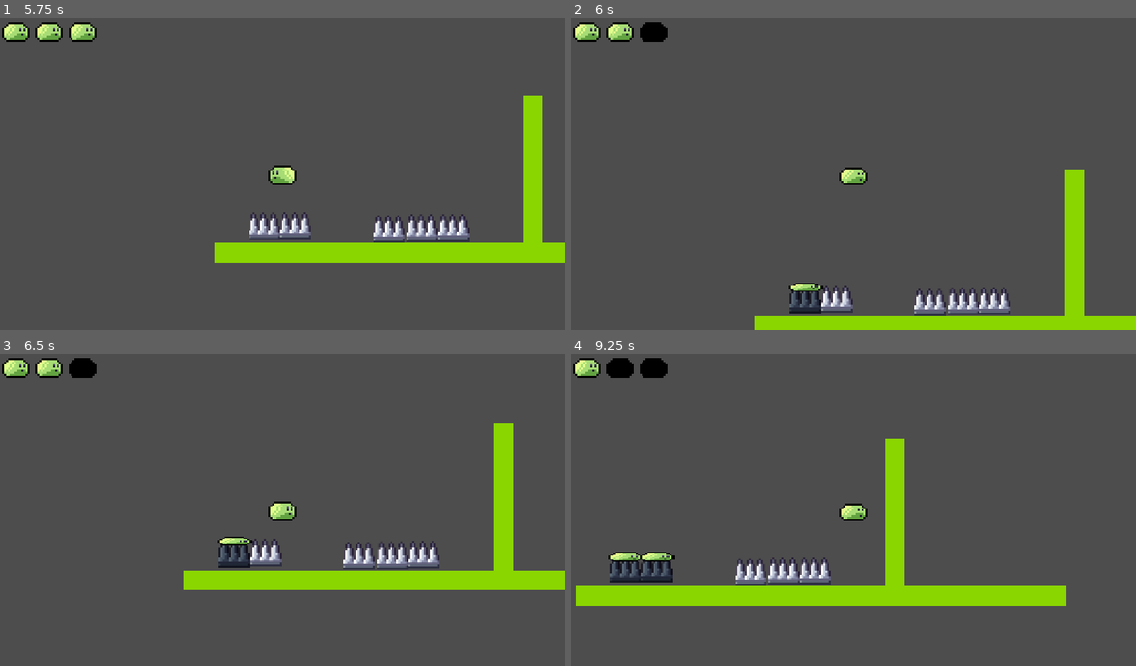
Above: before the commit, frames 1-4 (two rows, left to right).
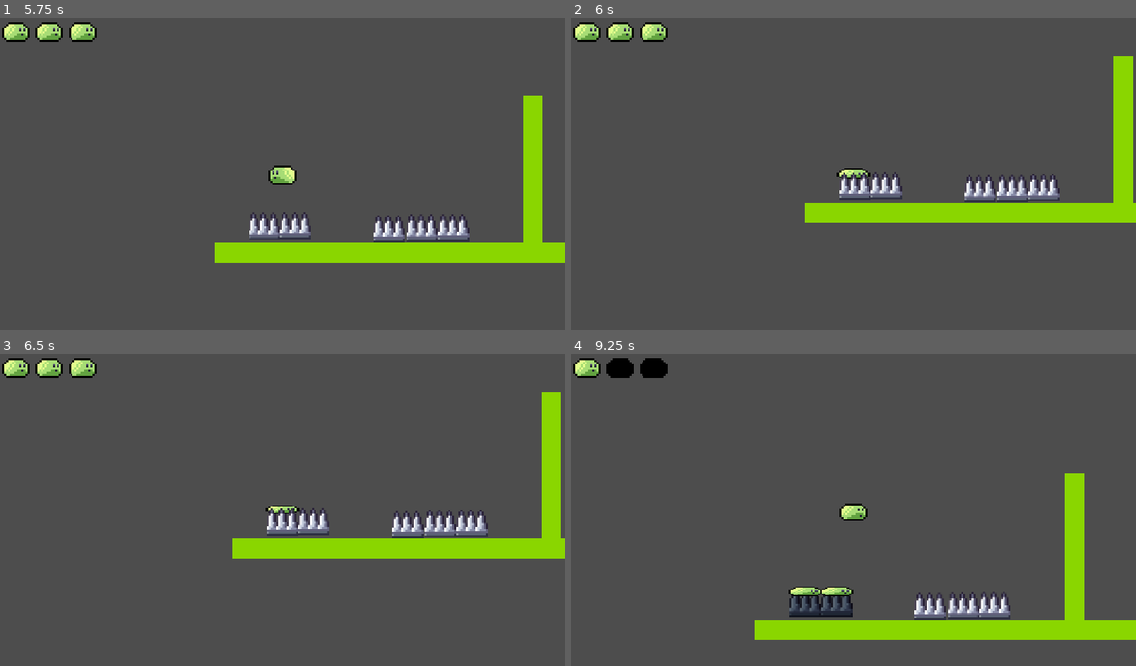
Above: after the commit, the same moments.

Repository: Trash-and-Co/bounce-back
Game: Godot game, scene res://scenes/testScenes/voitkevicstestlevel.tscn
Same seed, same stepped clock (60 frames per second), same inputs: the game is played once before the commit and once after it.
Inputs (mouse positions are in pixels of both pictures, inside the frame that each line leads up to):
- Up to frame 1 (5.75 s): move the mouse to (406, 155) at 0.52 s; click (406, 155) at 0.67 s; drag from (169, 186) to (395, 170) at 1.27 s; move the mouse to (339, 102) at 2.02 s; click (339, 102) at 2.17 s; drag from (254, 233) to (113, 124) at 2.77 s; move the mouse to (452, 217) at 3.52 s; click (452, 217) at 3.67 s; drag from (113, 124) to (197, 211) at 4.27 s; move the mouse to (310, 170) at 5.02 s; click (310, 170) at 5.17 s
- Up to frame 2 (6 s): drag from (768, 92) to (870, 223) at 5.77 s
- Up to frame 3 (6.5 s): no input
- Up to frame 4 (9.25 s): move the mouse to (977, 491) at 6.52 s; click (977, 491) at 6.67 s; drag from (740, 522) to (994, 541) at 7.27 s; move the mouse to (910, 438) at 8.02 s; click (910, 438) at 8.17 s; drag from (825, 569) to (893, 619) at 8.77 s

Frame 1 is identical in both runs. In frame 2, 14% of the frame differs, in the area x 12-100%, y 2-100%; in frame 3, 14%; in frame 4, 16%, in the area x 0-100%, y 27-92%.

Commit message:
animation on slime impalement on spikes

Diff:
--- a/enemies/spike/onTouch.gd
+++ b/enemies/spike/onTouch.gd
@@ -2,6 +2,13 @@
 
 const SAFE_SPOT_SCENE = preload("res://objects/bounce_pad/bounce_pad.tscn")
 const MAX_OCCUPIED_SPIKES: int = 3
+const IMPACT_TIME: float = 0.14
+const HOLD_TIME: float = 1.0
+const SAFE_SPOT_OFFSET: float = 8.0
+const SQUASHED_SPRITE_OFFSET: float = -14.0
+
+@onready var spike_sprite: Sprite2D = $Sprite2D
+@onready var hitbox: CollisionShape2D = $Area2D/CollisionShape2D
 
 var converted: bool = false
 
@@ -11,46 +18,69 @@
 		return
 
 	var level := get_tree().current_scene
-
-	if level.get_meta("restart_pending", false):
+	if level == null or level.get_meta("restart_pending", false):
 		return
 
 	if not body.call("claim_death"):
 		return
 
-	var occupied: int = int(level.get_meta("occupied_spikes", 0))
+	body.set_physics_process(false)
+	_play_impact.call_deferred(body, level)
 
 
-	if occupied >= MAX_OCCUPIED_SPIKES:
+func _play_impact(player: CharacterBody2D, level: Node) -> void:
+	if not is_instance_valid(player) or get_tree().current_scene != level:
+		return
+
+	var occupied := int(level.get_meta("occupied_spikes", 0))
+	var checkpoint := get_tree().get_first_node_in_group("stage_checkpoint")
+	var sprite: AnimatedSprite2D = player.get_node("AnimatedSprite2D")
+	var original_scale := sprite.scale
+	var pad_position := _safe_spot_position()
+	var impact_position := pad_position + Vector2(0.0, SQUASHED_SPRITE_OFFSET)
+	impact_position -= sprite.global_position - player.global_position
+
+	player.velocity = Vector2.ZERO
+	sprite.flip_h = false
+	sprite.flip_v = false
+	sprite.play("idle")
+	sprite.frame = 1
+	sprite.pause()
+
+	var squash := create_tween().set_parallel()
+	squash.set_trans(Tween.TRANS_QUAD).set_ease(Tween.EASE_OUT)
+	squash.tween_property(player, "global_position", impact_position, IMPACT_TIME)
+	squash.tween_property(sprite, "scale", Vector2(5.0, 2.0), IMPACT_TIME)
+	await squash.finished
+	await get_tree().create_timer(HOLD_TIME, false).timeout
+
+	if not is_instance_valid(player) or get_tree().current_scene != level:
+		return
+
+	if occupied >= MAX_OCCUPIED_SPIKES or not is_instance_valid(checkpoint):
 		level.set_meta("restart_pending", true)
-		get_tree().call_deferred("reload_current_scene")
+		get_tree().reload_current_scene()
 		return
+
+	converted = true
+	$Area2D.set_deferred("monitoring", false)
+	spike_sprite.modulate = Color(0.35, 0.4, 0.45, 1.0)
+
+	var safe_spot := SAFE_SPOT_SCENE.instantiate() as StaticBody2D
+	level.add_child(safe_spot)
+	safe_spot.global_position = pad_position
 
 	level.set_meta("occupied_spikes", occupied + 1)
 	get_tree().call_group("life_counter", "update_lives", occupied + 1)
-	converted = true
-	$Area2D.set_deferred("monitoring", false)
-	_create_safe_spot.call_deferred(body)
+	sprite.scale = original_scale
+	checkpoint.call("toCheckpoint", player)
+	player.set_physics_process(true)
 
 
-func _create_safe_spot(body: Node2D) -> void:
-	var spike_shape: CollisionShape2D = $Area2D/CollisionShape2D
-	var rectangle := spike_shape.shape as RectangleShape2D
-	var hazard_top := spike_shape.global_position.y
+func _safe_spot_position() -> Vector2:
+	var hazard_top := hitbox.global_position.y
+	var rectangle := hitbox.shape as RectangleShape2D
+	if rectangle:
+		hazard_top -= rectangle.size.y * absf(hitbox.global_scale.y) * 0.5
 
-	if rectangle:
-		hazard_top -= rectangle.size.y * absf(spike_shape.global_scale.y) * 0.5
-
-	var safe_spot := SAFE_SPOT_SCENE.instantiate() as StaticBody2D
-	get_tree().current_scene.add_child(safe_spot)
-	safe_spot.global_position = Vector2(global_position.x, hazard_top + 8.0)
-
-	$Sprite2D.modulate = Color(0.35, 0.4, 0.45, 1.0)
-
-	if is_instance_valid(body):
-		get_tree().call_group_flags(
-			SceneTree.GROUP_CALL_DEFERRED,
-			"stage_checkpoint",
-			"toCheckpoint",
-			body
-		)
+	return Vector2(global_position.x, hazard_top + SAFE_SPOT_OFFSET)
